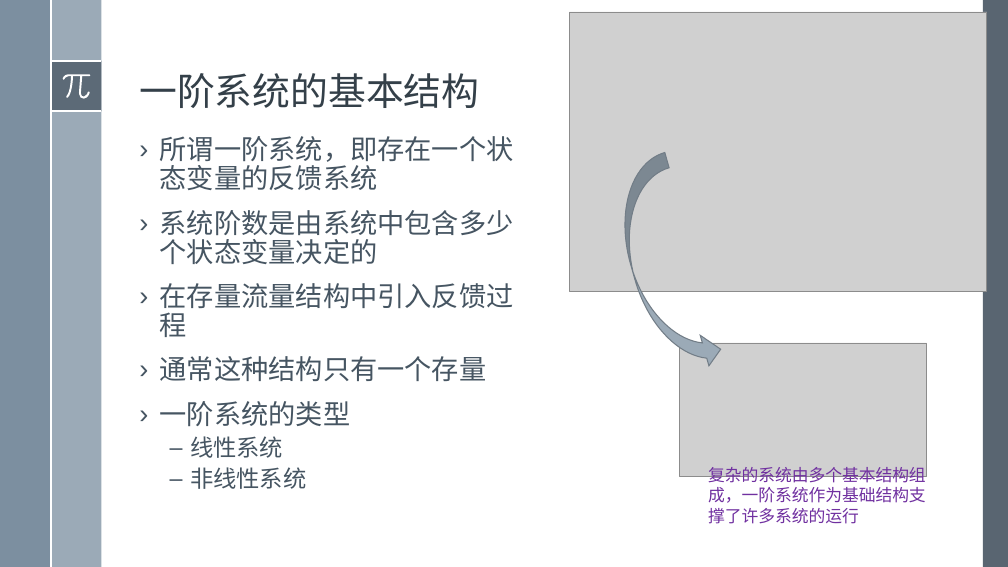
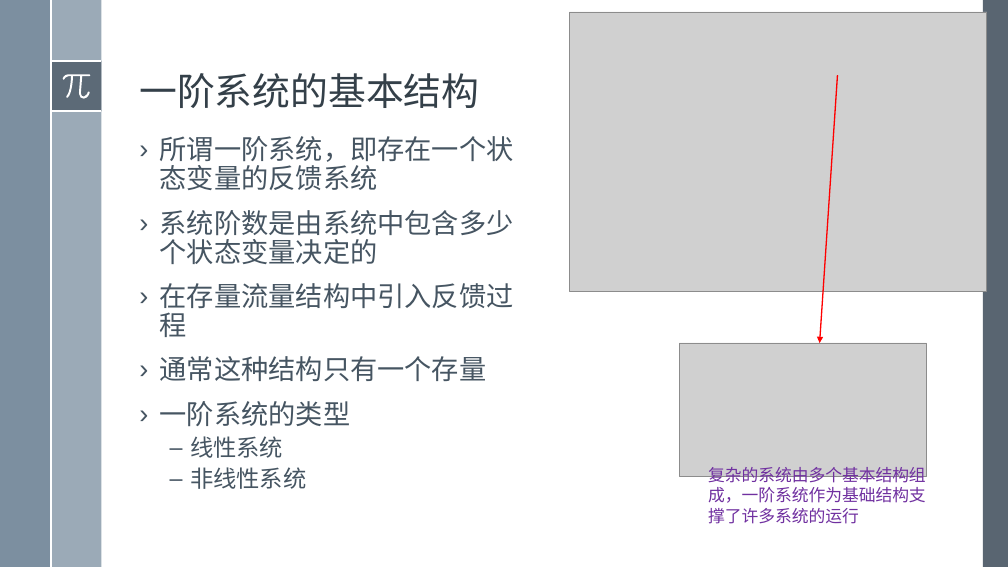
Before and after one commit to exoplanetX/SystemDynamics, a slide deck: slide 2 of 2019系统仿真-9-一阶反馈系统.pptx. Drawn at 1008x567 pixels with LibreOffice and Linux fonts; fonts in the diff are those of the drawing; grey boxes stand for pictures. Boxes give left, top, right and bottom in pixels: in the first picture for what was removed or moved away, otherwise in the second. Text is boxed around its words. In the diff, an @@ line names an element or a change of style, - is before the commit and + after.

```diff
--- a/2019系统仿真-9-一阶反馈系统.pptx
+++ b/2019系统仿真-9-一阶反馈系统.pptx
@@ arrow added from (837, 75) to (820, 343), #FF0000 1.25 pt @@
@@ curved right arrow removed at [604, 153, 725, 382] @@
```
Also in this commit, not shown: 2 other slides changed, 2 slides added, 1 other file.
